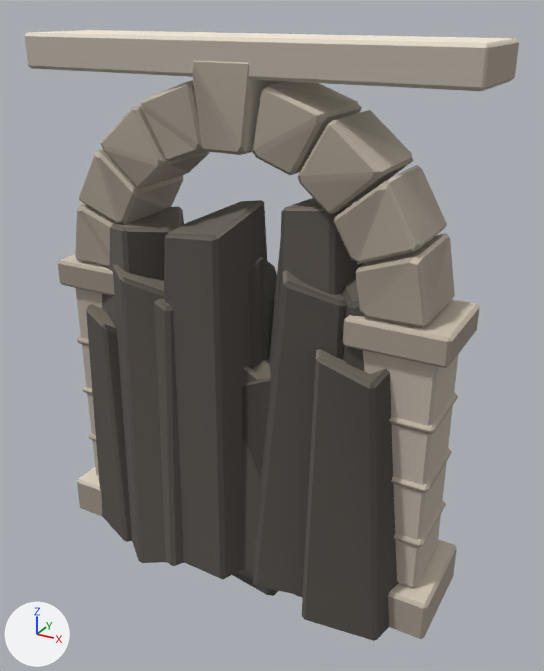
Before and after pictures for a commit that changed the glTF model public/models/grotto/grotto-kit.glb.
Both versions are drawn from a 50 mm lens placed at (3.56, -6.06, 5.66), pointed at (0.2, 0.05, 2.61). Every picture has the same lights, and +X, +Y and +Z are marked at lower left. The first picture is the older version.

Objects in the first picture: 'gate', 'rock_1', 'tile_2', 'wall_0', 'wall_1', 'wall_2'.
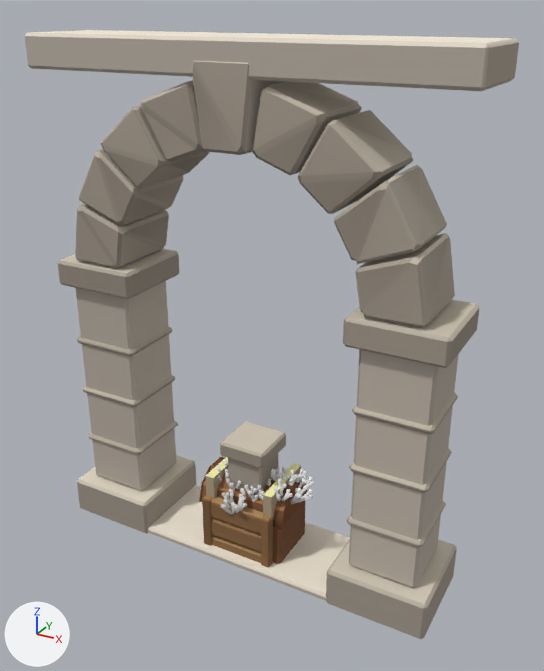
What differs and where, as boxes (x1, y1, x2, y2) in the pictures (544 x 671 px):
'wall_2', deleted
    before: (102, 206, 399, 641)
'wall_0', deleted
    before: (154, 200, 275, 579)
'wall_1', deleted
    before: (86, 198, 366, 563)
'rock_1', deleted (mostly hidden)
    before: (232, 573, 278, 596)
'tile_2', deleted (mostly hidden)
    before: (236, 570, 253, 579)
'crate', unchanged, uncovered by the edit
    after: (202, 481, 302, 567)
'post', unchanged, uncovered by the edit
    after: (220, 421, 286, 496)
'coral_bush', unchanged, uncovered by the edit
    after: (216, 460, 314, 514)

Edits to the bpy script that builds the scene:
```text
Remove ob_rock_1:
    ob_rock_1 = bpy.data.objects.new('rock_1', me_rock_1)
    ob_rock_1.location = (0.0, 0.0, 0.0)
Remove ob_wall_0:
    ob_wall_0 = bpy.data.objects.new('wall_0', me_wall_0)
    ob_wall_0.location = (0.0, 0.0, 0.0)
Remove ob_wall_1:
    ob_wall_1 = bpy.data.objects.new('wall_1', me_wall_1)
    ob_wall_1.location = (0.0, 0.0, 0.0)
Remove ob_wall_2:
    ob_wall_2 = bpy.data.objects.new('wall_2', me_wall_2)
    ob_wall_2.location = (0.0, 0.0, 0.0)
Remove ob_tile_2:
    ob_tile_2 = bpy.data.objects.new('tile_2', me_tile_2)
    ob_tile_2.location = (0.0, 0.0, 0.0)
```
